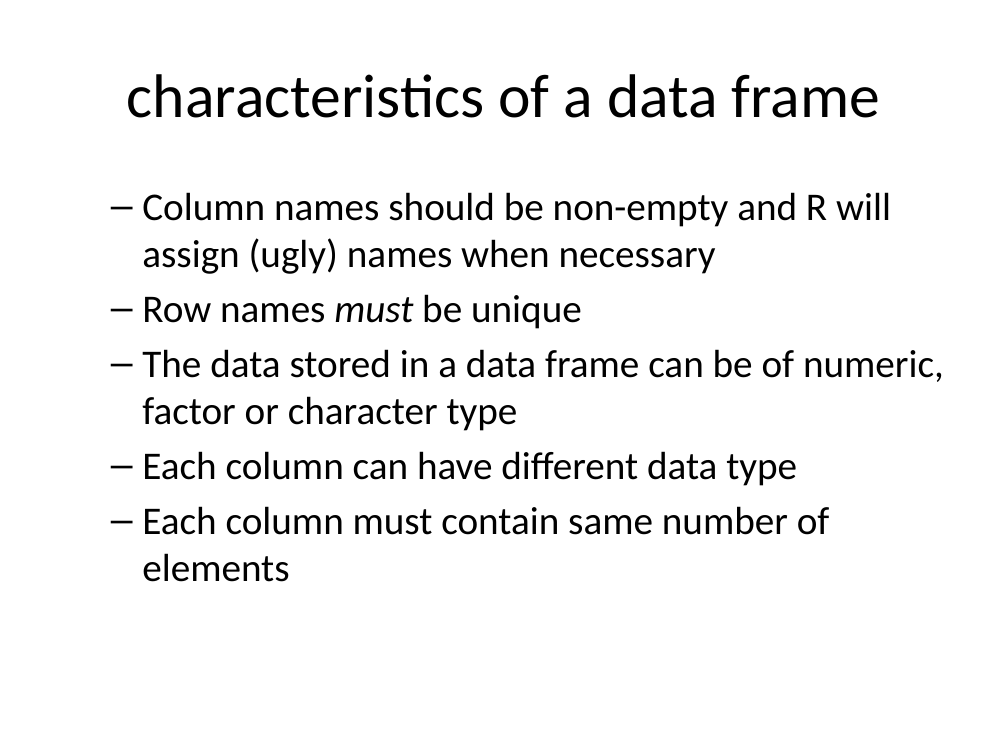
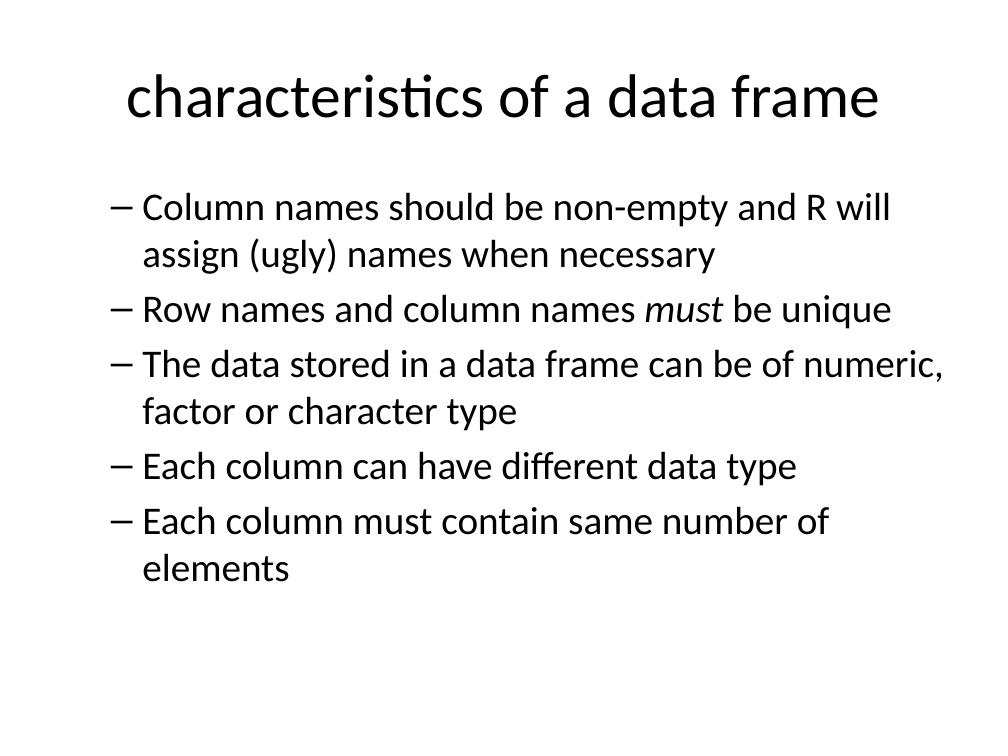
Before and after one commit to morinlab/MBB243, a slide deck: slide 38 of Lecture06.pptx. Drawn at 1008x756 pixels with LibreOffice and Linux fonts; fonts in the diff are those of the drawing. Boxes give left, top, right and bottom in pixels: in the first picture for what was removed or moved away, otherwise in the second. Text is boxed around its words. In the diff, an @@ line names an element or a change of style, - is before the commit and + after.

```diff
--- a/Lecture06.pptx
+++ b/Lecture06.pptx
@@ text at <box>142,294,892,329</box>: text changed @@
-  – Row names must be unique
+  – Row names and column names must be unique
```
Also in this commit, not shown: 1 other file.
